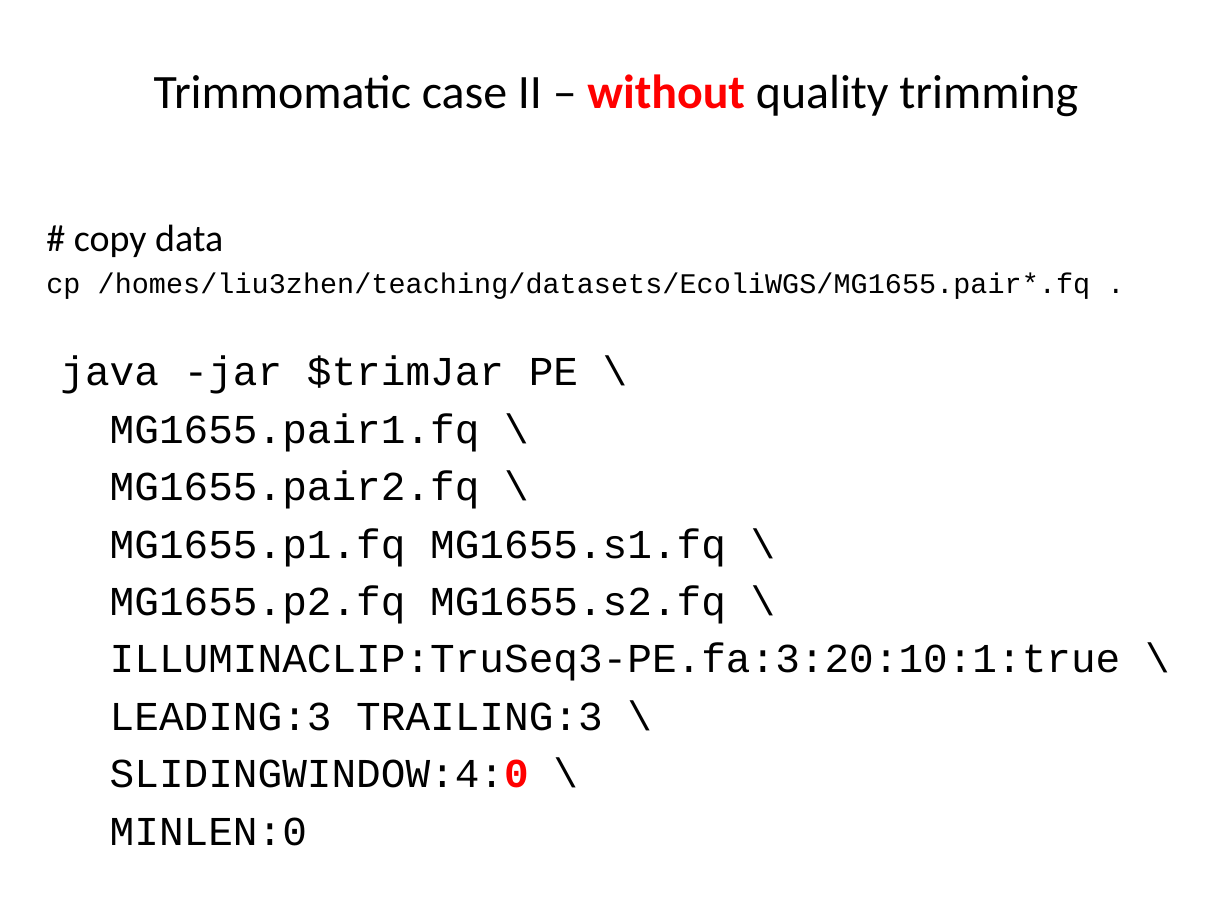
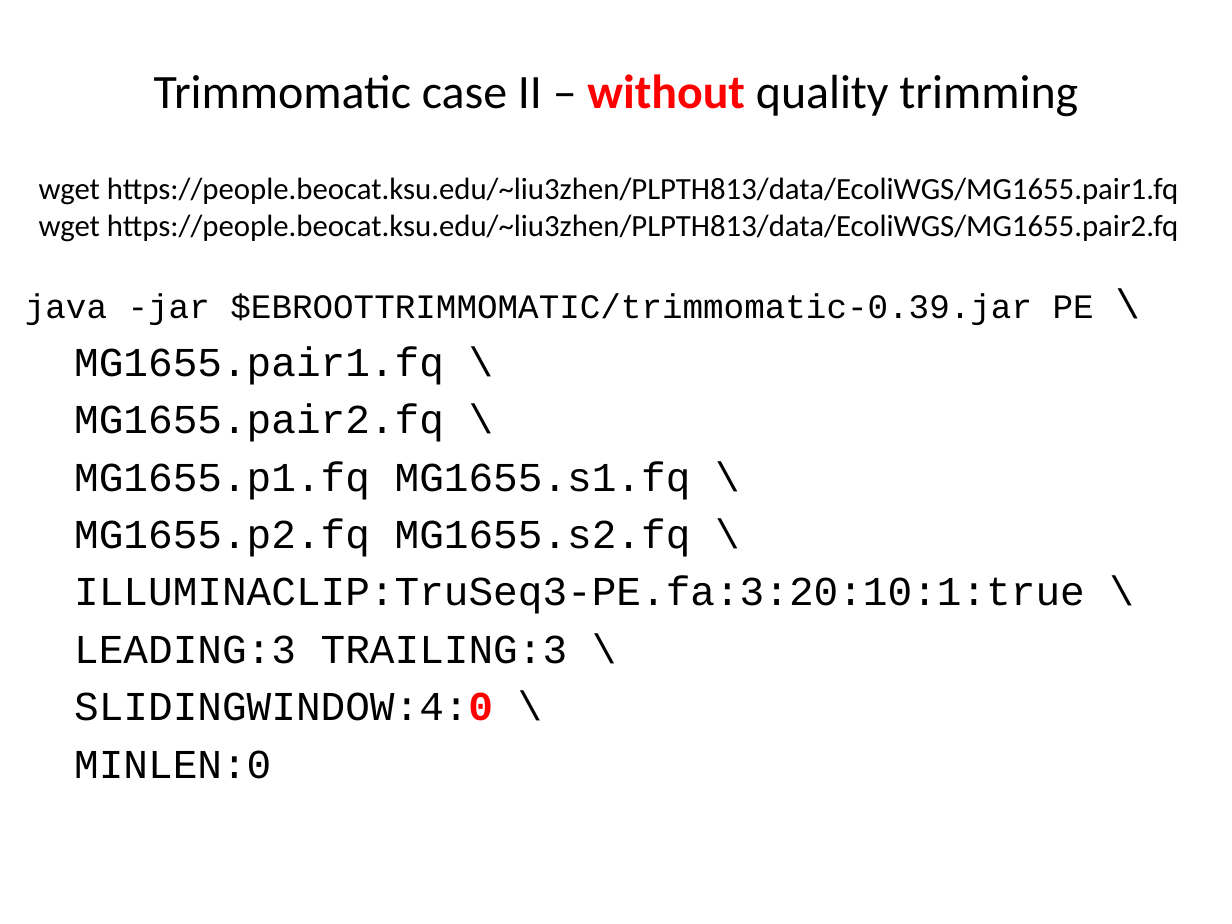
Before and after one commit to liu3zhenlab/teaching, a slide deck: slide 20 of PLPTH813Bioinformatis/2023/labs/lab04_NGS.pptx. Drawn at 1232x924 pixels with LibreOffice and Linux fonts; fonts in the diff are those of the drawing. Boxes give left, top, right and bottom in pixels: in the first picture for what was removed or moved away, otherwise in the second. Text is boxed around its words. In the diff, an @@ line names an element or a change of style, - is before the commit and + after.

```diff
--- a/PLPTH813Bioinformatis/2023/labs/lab04_NGS.pptx
+++ b/PLPTH813Bioinformatis/2023/labs/lab04_NGS.pptx
@@ text added at (39,177,1178,242), 18 pt, text #000000 @@
+wget https://people.beocat.ksu.edu/~liu3zhen/PLPTH813/data/EcoliWGS/MG1655.pair1.fq
+wget https://people.beocat.ksu.edu/~liu3zhen/PLPTH813/data/EcoliWGS/MG1655.pair2.fq
@@ text removed at (46,224,1091,299) @@
-# copy data
-cp /homes/liu3zhen/teaching/datasets/EcoliWGS/MG1655.pair*.fq .
@@ text "java -jar $EBROOTTRIMMOMATIC/trimmomatic-0.39.jar PE \": place and size @@
-text "java -jar $EBROOTTRIMMOMATIC/trimmomatic-0.39.jar PE \" at (60,355,1121,846)
+text "java -jar $EBROOTTRIMMOMATIC/trimmomatic-0.39.jar PE \" at (25,293,1094,779)
@@ text at (25,293,1094,325): text changed; size 24 to 20 pt @@
-java -jar $trimJar PE \
+java -jar $EBROOTTRIMMOMATIC/trimmomatic-0.39.jar PE \
```
Also in this commit, not shown: 1 other slide changed, 2 other files.
